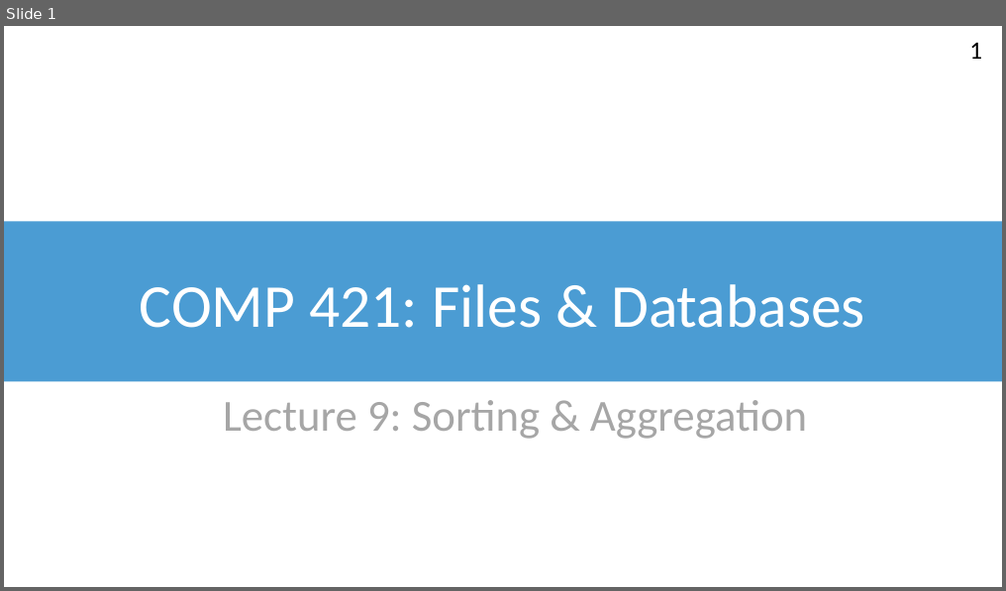
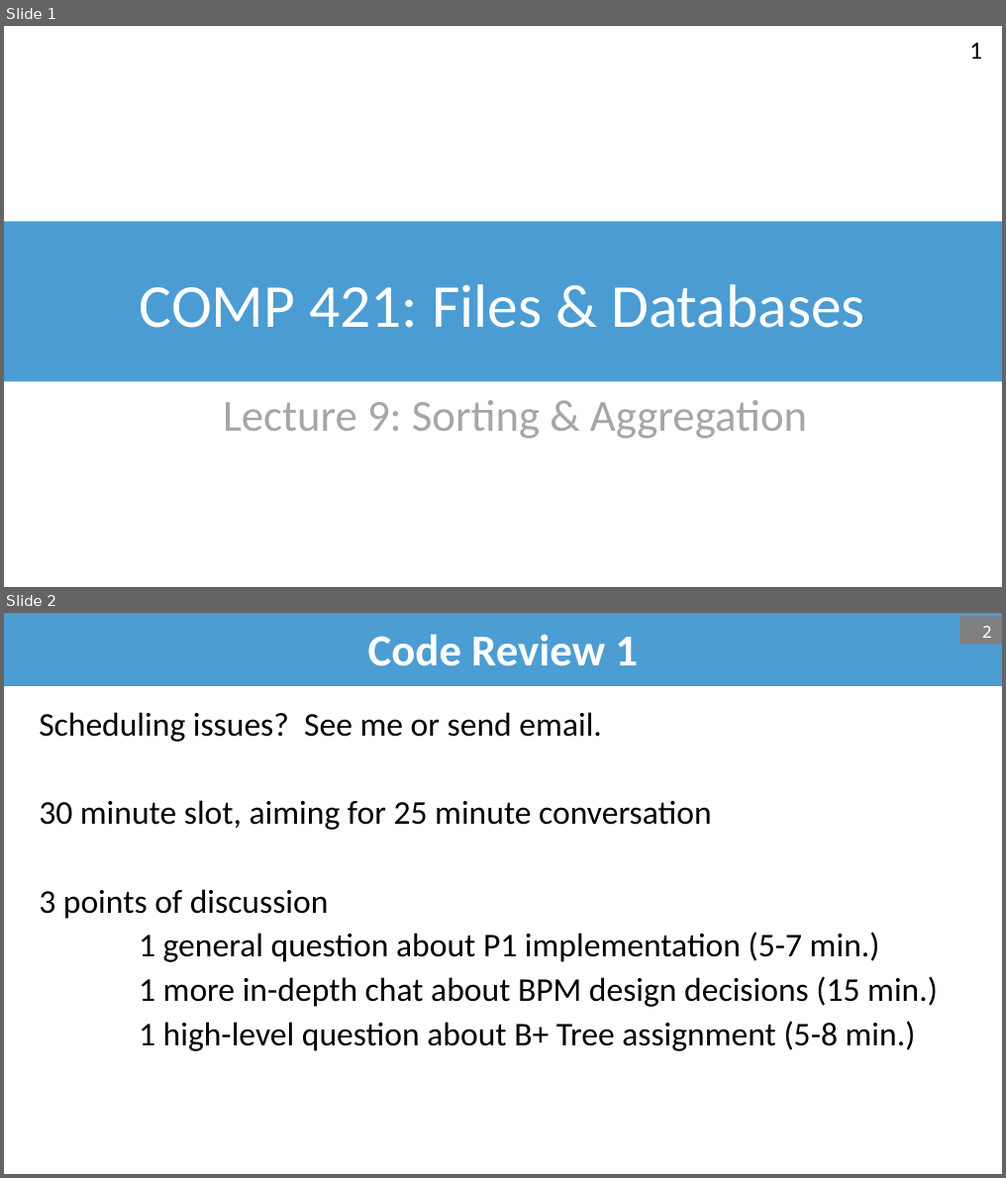
Before and after one commit to bsb20/bsb20.github.io, a slide deck: docs/421_f26/lectures/L10_sorting.pptx. Shown one above the other, each under a label of ours: slide 1 before the commit, slides 1 and 2 after it. The pictures are 1006x591 and 1006x1178 pixels, drawn with LibreOffice and Linux fonts; fonts in the diff are those of the drawing; background and template pictures are left out. Boxes give left, top, right and bottom in pixels: in the first picture for what was removed or moved away, otherwise in the second. Text is boxed around its words. In the diff, an @@ line names an element or a change of style, - is before the commit and + after.

```diff
--- a/docs/421_f26/lectures/L10_sorting.pptx
+++ b/docs/421_f26/lectures/L10_sorting.pptx
@@ slide 2 added at [4,613,1002,1174], background #FFFFFF @@
@@ title added at [4,613,1002,686], fill #4C9DD2, 32 pt, text #FFFFFF, bold @@
+Code Review 1
@@ page number added at [960,616,1002,644], fill #808080, 12 pt, text #FFFFFF @@
+2
@@ text added at [39,712,938,1052], 24 pt, text #000000 @@
+Scheduling issues? See me or send email.
+30 minute slot, aiming for 25 minute conversation
+3 points of discussion
+1 general question about P1 implementation (5-7 min.)
+1 more in-depth chat about BPM design decisions (15 min.)
+1 high-level question about B+ Tree assignment (5-8 min.)
```
Also in this commit, not shown: 33 slides changed, 5 other slides added, 1 other file.
